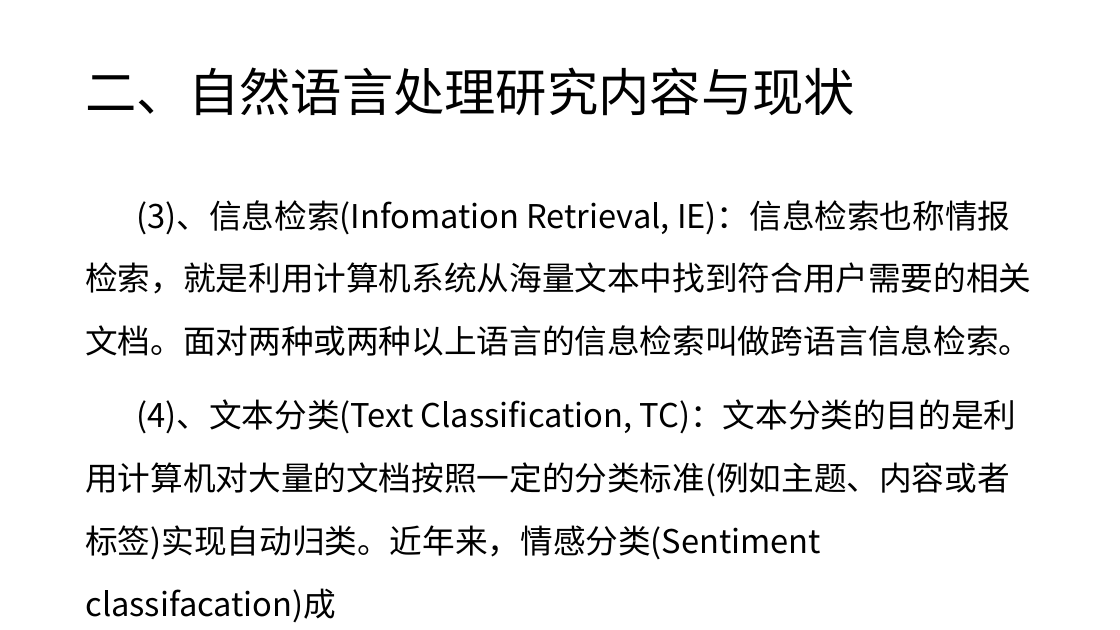
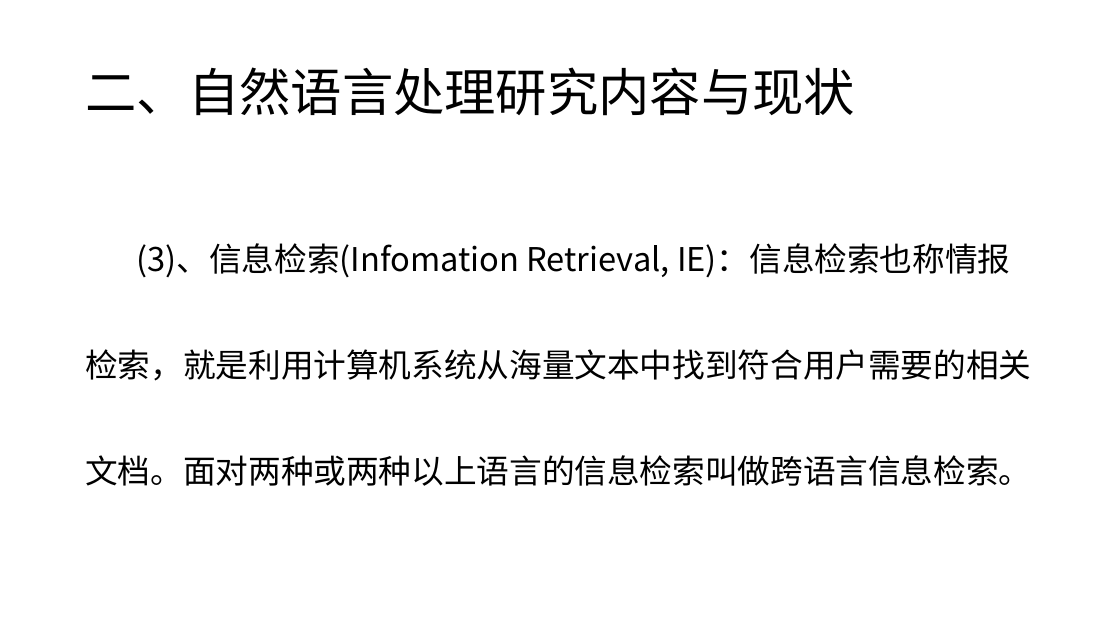
Before and after one commit to charlesXu86/Chatbot_CN, a slide deck: slide 11 of Chatbot_Doc/课程/自然语言处理-1.pptx (slide 10 before the commit). Drawn at 1120x630 pixels with LibreOffice and Linux fonts; fonts in the diff are those of the drawing. Boxes give left, top, right and bottom in pixels: in the first picture for what was removed or moved away, otherwise in the second. Text is boxed around its words. In the diff, an @@ line names an element or a change of style, - is before the commit and + after.

```diff
--- a/Chatbot_Doc/课程/自然语言处理-1.pptx
+++ b/Chatbot_Doc/课程/自然语言处理-1.pptx
@@ text "(3)、信息检索(Infomation Retrieval, IE)：信息检索也称情报检索，就是利用计算机系统从海量文本 ..." at <box>85,243,1031,486</box>: line spacing 1.6 to 2.7 @@
@@ text at <box>85,399,1017,559</box>: paragraph removed @@
-(4)、文本分类(Text Classification, TC)：文本分类的目的是利用计算机对大量的文档按照一定的分类标准(例如主题、内容或者标签)实现自动归类。近年来，情感分类(Sentiment classifacation)成
```
Also in this commit, not shown: 7 other slides changed, 8 slides added, 1 slide removed.
